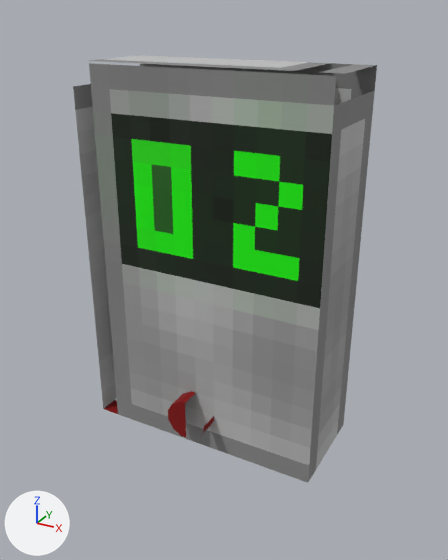
Two versions of the glTF model props/interactable/oxygen_machine/oxygen_machine.glb, one commit apart.
Both versions are drawn from a 50 mm camera at (0.844, -1.545, 1.261) aimed at (-0.006, -0.001, 0.489). Arrows for +X, +Y and +Z are at lower left; the lights stay in place. The older version comes first. Where no turn or scale is listed for an object, it has been applied to the vertices. Vertices at exactly the same position are counted once.

Script lines for the objects in view, before the commit:
```python
me_mesh_0 = bpy.data.meshes.new('Mesh_0')
me_mesh_0.from_pydata(...)  # a box spanning x -0.375..0.375, y -0.188..0.125, z 0.0..1.125
me_mesh_0.materials.append(mat_material_0)
me_mesh_1 = bpy.data.meshes.new('Mesh_1')
me_mesh_1.from_pydata(...)  # a 12-sided cylinder along y spanning x -0.375..-0.25, y -0.3125..-0.1875, z -0.125..0.0
me_mesh_1.materials.append(mat_material_0)
ob_body = bpy.data.objects.new('body', me_mesh_0)
ob_body.location = (0.0, 0.0, 0.0)
ob_cylinder = bpy.data.objects.new('cylinder', me_mesh_1)
ob_cylinder.location = (0.312, 0.062, 0.188)
```
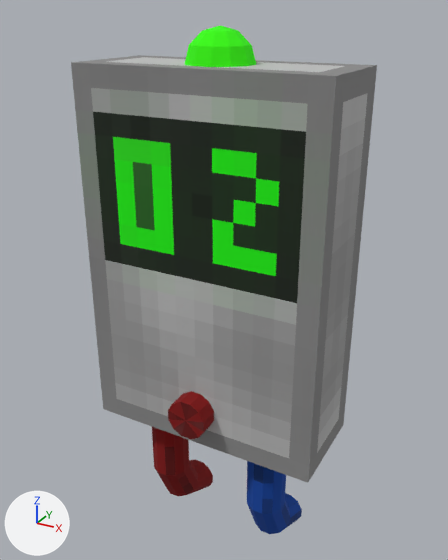
Where the newer file only moved an object's origin or applied its transform, the numbers keep the older frame.

Boxes (x1, y1, x2, y2) around the edits, measured in the pictures (448 x 560 px):
```json
{"object": "cylinder.002", "change": "added", "after": [247, 461, 302, 534], "on screen": "blue"}
{"object": "cylinder.001", "change": "added", "after": [152, 427, 213, 496], "on screen": "red"}
{"object": "sphere", "change": "added", "after": [184, 26, 256, 67], "on screen": "green"}
{"part": 1, "of": "me_mesh_0", "change": "surface changed", "before": [73, 55, 376, 476], "after": [73, 55, 376, 476]}
{"part": 2, "of": "me_mesh_1", "change": "surface changed", "before": [168, 392, 214, 437], "after": [168, 392, 214, 437]}
```

The change, as JSON lines over the scene's bpy script:
```json
{"block": "me_mesh_0", "where": "me_mesh_0.from_pydata(...)  # 8 vertices, 12 faces; spans x -0.375..0.375, y -0.188..0.125, z 0.0..1.125"}
{"block": "me_mesh_0", "where": "# used by ob_body; location = (0.0, 0.0, 0.0)"}
{"block": "me_mesh_0", "change": "me_mesh_0 part 1: texture (UV) coordinates of 10 of 12 faces, centred in x -0.375..0.375, y -0.188..0.021, z 0.0..1.125, changed; they spanned u 0.0..0.53, v 0.44..1.0 and now span u 0.0..0.39, v 0.42..1.0"}
{"block": "me_mesh_1", "where": "me_mesh_1.from_pydata(...)  # 26 vertices, 48 faces; spans x -0.375..-0.25, y -0.3125..-0.1875, z -0.125..0.0"}
{"block": "me_mesh_1", "where": "# used by ob_cylinder; location = (0.312, 0.062, 0.188)"}
{"block": "me_mesh_1", "change": "me_mesh_1 part 2: texture (UV) coordinates of 48 of 48 faces, centred in x -0.375..-0.25, y -0.3125..-0.1875, z -0.125..0.0, changed; they spanned u 0.31..0.45, v 0.55..0.94 and now span u 0.05..0.74, v 0.25..1.0"}
{"op": "add", "block": "me_mesh_4", "code": ["me_mesh_4 = bpy.data.meshes.new('Mesh_4')", "me_mesh_4.from_pydata(...)  # a UV sphere (12 segments, 6 rings, poles along z) spanning x -0.094..0.094, y -0.094..0.094, z -0.094..0.094", "me_mesh_4.materials.append(mat_material_0)"]}
{"op": "add", "block": "me_mesh_3", "code": ["me_mesh_3 = bpy.data.meshes.new('Mesh_3')", "me_mesh_3.from_pydata(...)  # 74 vertices, 144 faces; spans x -0.062..0.062, y -0.062..0.188, z -0.438..0.062", "me_mesh_3.materials.append(mat_material_0)"]}
{"op": "add", "block": "me_mesh_2", "code": ["me_mesh_2 = bpy.data.meshes.new('Mesh_2')", "me_mesh_2.from_pydata(...)  # 74 vertices, 144 faces; spans x -0.062..0.062, y -0.062..0.188, z -0.438..0.062", "me_mesh_2.materials.append(mat_material_0)"]}
{"op": "add", "block": "ob_sphere", "code": ["ob_sphere = bpy.data.objects.new('sphere', me_mesh_4)", "ob_sphere.location = (0.0, -0.031, 1.125)"]}
{"op": "add", "block": "ob_cylinder_002", "code": ["ob_cylinder_002 = bpy.data.objects.new('cylinder.002', me_mesh_3)", "ob_cylinder_002.location = (0.188, -0.062, -0.062)"]}
{"op": "add", "block": "ob_cylinder_001", "code": ["ob_cylinder_001 = bpy.data.objects.new('cylinder.001', me_mesh_2)", "ob_cylinder_001.location = (-0.188, -0.062, -0.062)"]}
```
